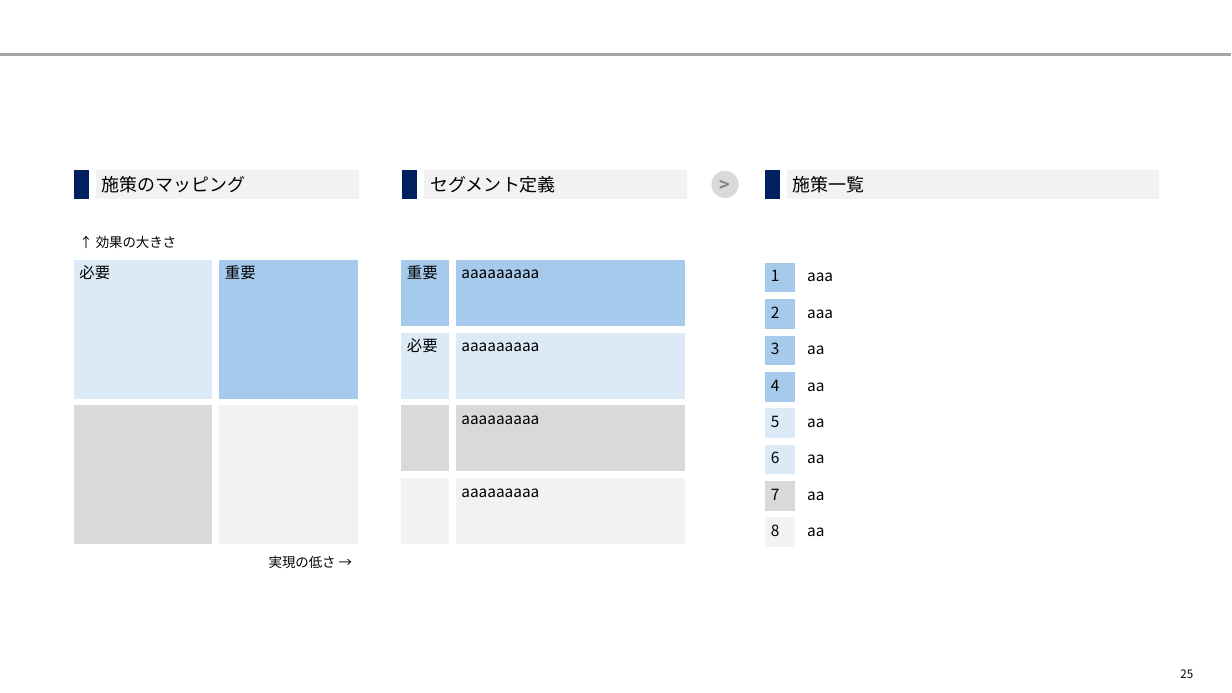
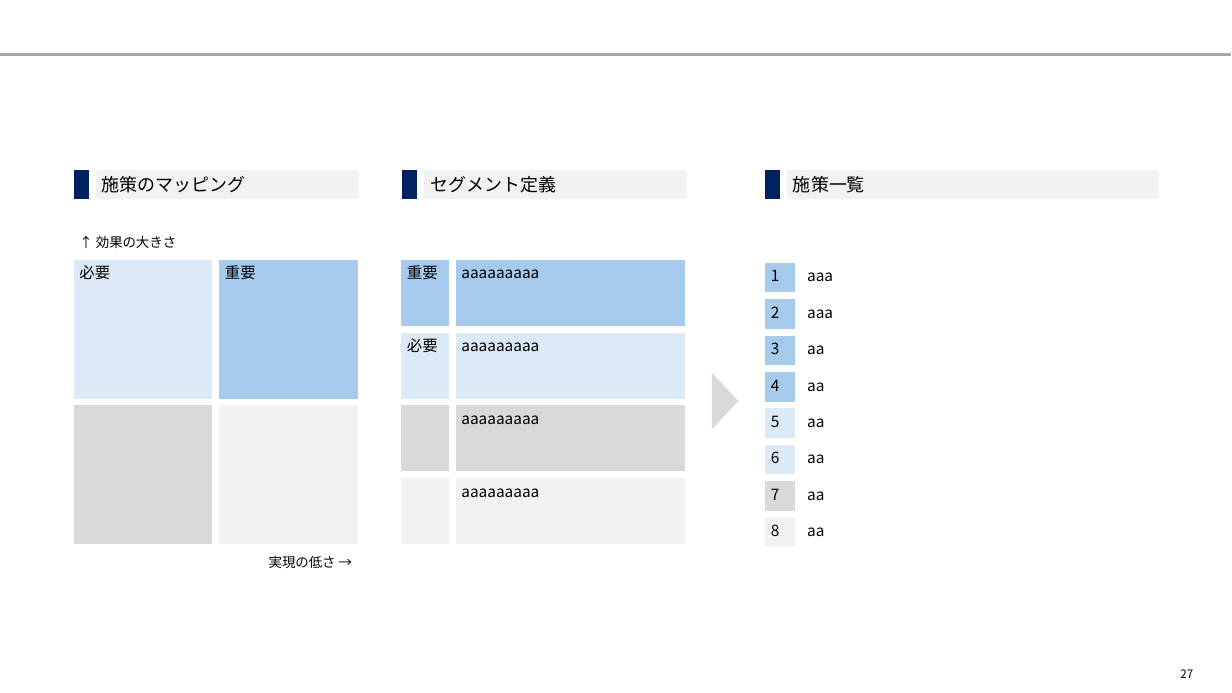
Before and after one commit to yuzucha16/dotfiles, a slide deck: slide 27 of office/Blank.potx (slide 25 before the commit). Drawn at 1232x693 pixels with LibreOffice and Linux fonts; fonts in the diff are those of the drawing. Boxes give left, top, right and bottom in pixels: in the first picture for what was removed or moved away, otherwise in the second. Text is boxed around its words. In the diff, an @@ line names an element or a change of style, - is before the commit and + after.

```diff
--- a/office/Blank.potx
+++ b/office/Blank.potx
@@ ellipse removed at box(712, 171, 739, 199) @@
->
@@ triangle added at box(712, 373, 738, 430), fill #D9D9D9 @@
@@ page number at box(1180, 669, 1193, 678): text changed @@
-25
+27
```
Also in this commit, not shown: 2 other slides changed, 4 slides added, 1 slide removed.
